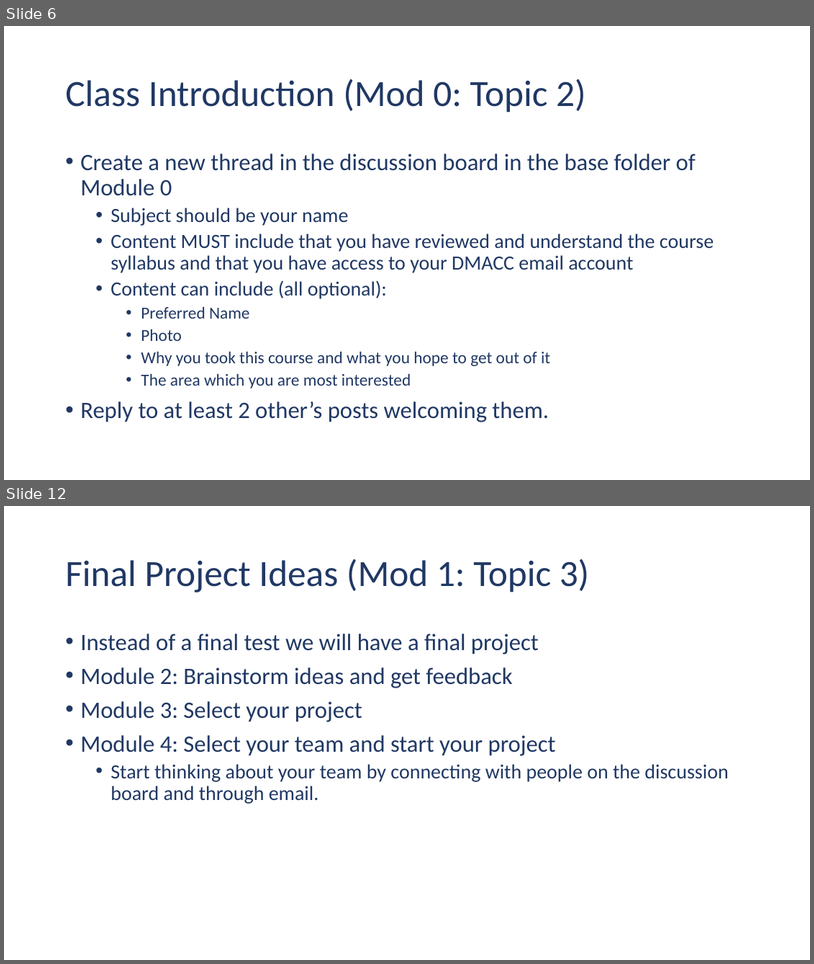
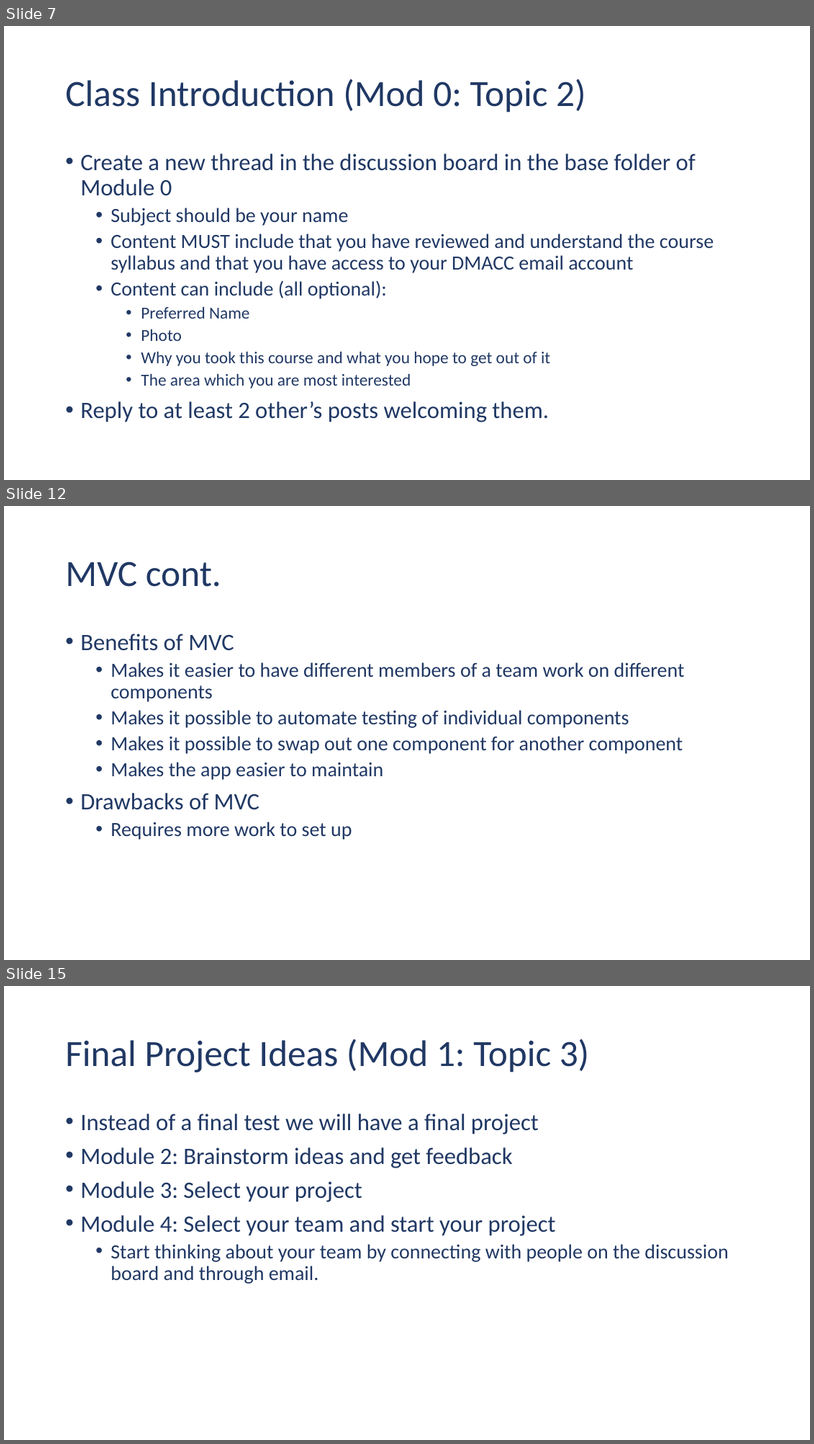
Before and after one commit to ehennis/CIS174, a slide deck: 2022-SPR/Week01.pptx. Shown one above the other, each under a label of ours: slides 6 and 12 before the commit, slides 7, 12 and 15 after it; the slides between them are not shown. The pictures are 814x964 and 814x1444 pixels, drawn with LibreOffice and Linux fonts; fonts in the diff are those of the drawing. Boxes give left, top, right and bottom in pixels: in the first picture for what was removed or moved away, otherwise in the second. Text is boxed around its words. In the diff, an @@ line names an element or a change of style, - is before the commit and + after.

```diff
--- a/2022-SPR/Week01.pptx
+++ b/2022-SPR/Week01.pptx
@@ slide 12 added at bbox=[4, 506, 810, 960], background #FFFFFF @@
@@ title added at bbox=[65, 561, 221, 587], 44 pt, text #203864 @@
+MVC cont.
@@ text added at bbox=[80, 633, 685, 839], 24 pt, text #203864 @@
+• Benefits of MVC
+  • Makes it easier to have different members of a team work on different components
+  • Makes it possible to automate testing of individual components
+  • Makes it possible to swap out one component for another component
+  • Makes the app easier to maintain
+• Drawbacks of MVC
+  • Requires more work to set up
@@ what was slide 6 is now slide 7 @@
@@ what was slide 12 is now slide 15 @@
```
Also in this commit, not shown: 6 slides changed, 2 other slides added.
